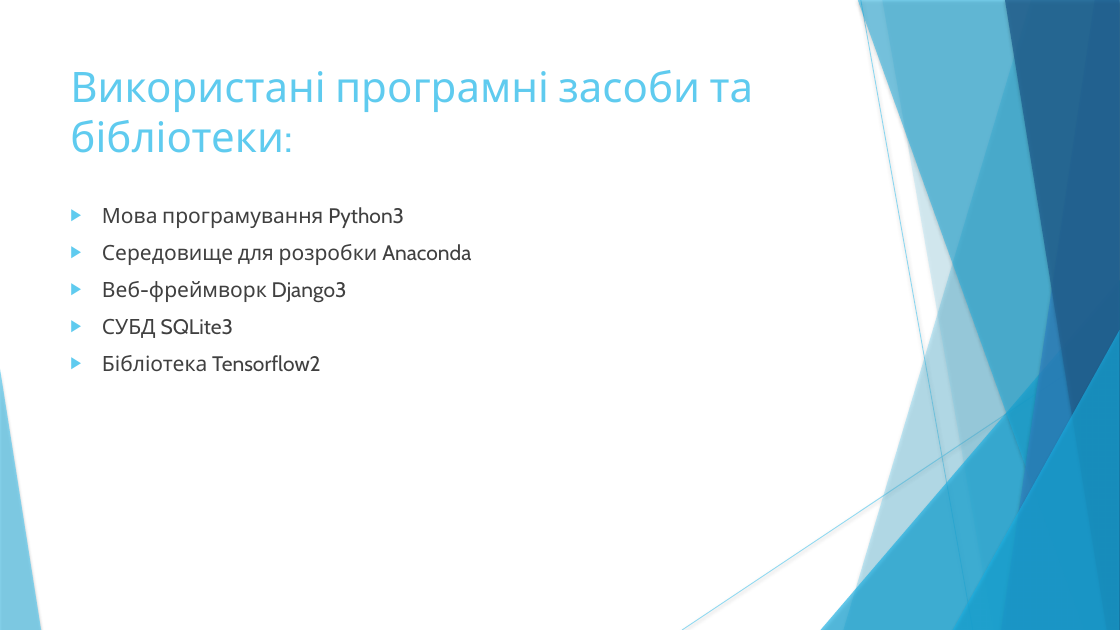
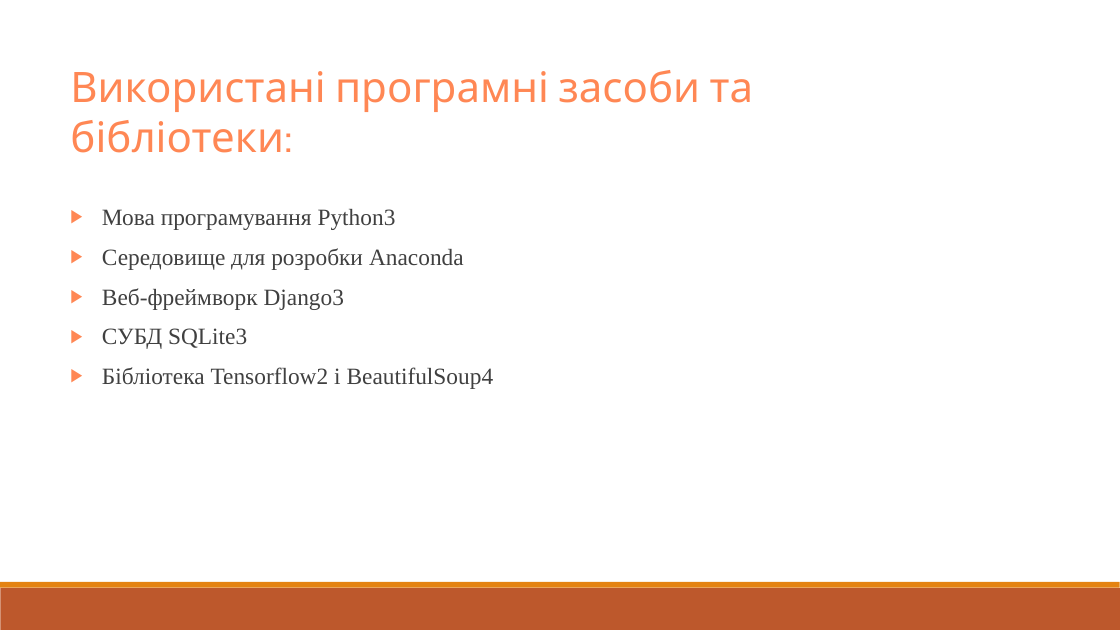
Before and after one commit to CodeMonsterPedro/Docs, a slide deck: slide 10 of demo.pptx. Drawn at 1120x630 pixels with LibreOffice and Linux fonts; fonts in the diff are those of the drawing. Boxes give left, top, right and bottom in pixels: in the first picture for what was removed or moved away, otherwise in the second. Text is boxed around its words. In the diff, an @@ line names an element or a change of style, - is before the commit and + after.

```diff
--- a/demo.pptx
+++ b/demo.pptx
@@ text "Використані програмні засоби та бібліотеки:" at <box>70,70,754,153</box>: text colour #5FCBEF to #FF8754 @@
@@ text at <box>102,209,464,349</box>: size 18 to 20 pt, font Cabin to Times New Roman in "Мова програмування Python3", "Середовище для розробки Anaconda", "Веб-фреймворк Django3", "СУБД SQLite3"; bullet colour #5FCBEF to #FF8754 @@
@@ group removed at <box>0,0,1120,630</box>: 5 freeform shapes, 3 triangles, 2 lines @@
@@ text at <box>102,367,494,389</box>: text changed; size 18 to 20 pt; font Cabin to Times New Roman @@
-▶ Бібліотека Tensorflow2
+▶ Бібліотека Tensorflow2 і BeautifulSoup4
@@ rectangle added at <box>0,588,1120,630</box>, fill #BD582C @@
@@ rectangle added at <box>0,582,1120,588</box>, fill #E48312 @@
```
Also in this commit, not shown: 7 other slides changed, 3 slides added, 3 slides removed, 7 other files.
